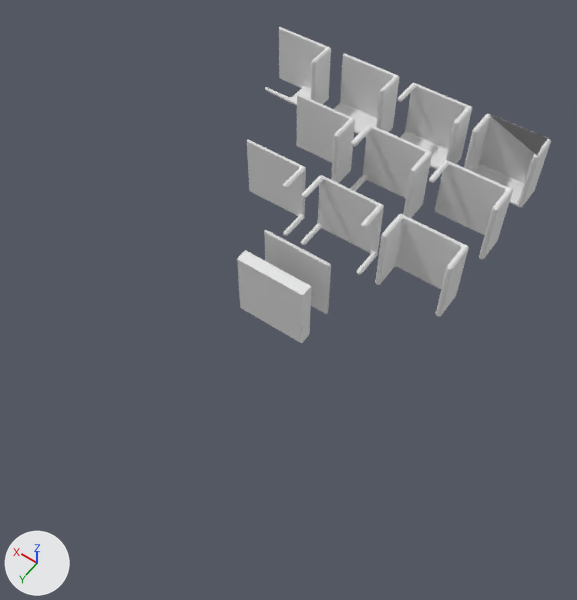
The Blender file Hide your body/Assets/Models/walls.blend: old version first, new version second.
The view is the same before and after, from a camera (50 mm lens) standing at (-10.3, 31.3, 32.2) and looking at (5.2, 9.6, -1.9). Lighting does not change. The marker at lower left points along +X, +Y and +Z.

Objects in the first picture: '90Turn1x1', 'T1x1', 'ceiling1x1', 'corner1x1', 'cornerDoor1x1', 'cross1x1', 'deadEnd1x1', 'doorOut1x1', 'floor1x1', 'hallway1x1', 'wall1x1', 'wallnCorner1x1'.
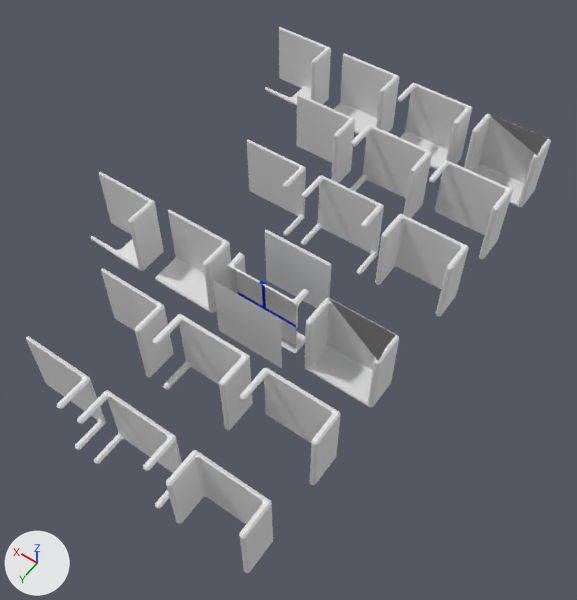
Changed parts and their boxes (x1, y1, x2, y2) in the pictures (577 x 600 px):
'deadEnd1x1.001', added: after (305, 298, 399, 408)
'hallway1x1.001', added: after (166, 450, 273, 573)
'T1x1.001', added: after (153, 314, 253, 430)
'wallnCorner1x1.001', added: after (240, 367, 341, 485)
'corner1x1.001', added: after (155, 210, 231, 313)
'ceiling1x1', deleted: before (237, 250, 311, 343)
'cornerDoor1x1.001', added: after (91, 172, 164, 271)
'cross1x1.001', added: after (77, 390, 182, 509)
'wall1x1.001', added: after (101, 268, 174, 377)
'fence', added: after (213, 281, 282, 368)
'90Turn1x1.001', added: after (227, 252, 309, 353)
'doorOut1x1.001', added: after (26, 336, 106, 450)

Edits to the bpy script that builds the scene:
```text
Add me_cube:
    me_cube.from_pydata([(-2.04, -0.07, -2.09), (2.04, -0.07, -2.09), (-2.04, -0.07, 2.09), (2.04, -0.07, 2.09)], [], [(3, 2, 0, 1)])
Remove ob_ceiling1x1:
    ob_ceiling1x1 = bpy.data.objects.new('ceiling1x1', me_cube_010)
Add ob_fence:
    ob_fence = bpy.data.objects.new('fence', me_cube)
    ob_fence.location = (5.0, 13.39, 0.0)
Add ob_cornerdoor1x1_001:
    ob_cornerdoor1x1_001 = bpy.data.objects.new('cornerDoor1x1.001', me_cube_018.copy())  # the mesh of ob_cornerdoor1x1; modifiers BEVEL
    ob_cornerdoor1x1_001.location = (15.0, 11.8, 0.0)
Add ob_hallway1x1_001:
    ob_hallway1x1_001 = bpy.data.objects.new('hallway1x1.001', me_cube_002)  # 39 vertices, 28 faces; spans x -2.04..2.04, y -1.0..0.9, z -2.03..2.03; modifiers BEVEL
    ob_hallway1x1_001.location = (0.0, 21.8, 0.0)
Add ob_wallncorner1x1_001:
    ob_wallncorner1x1_001 = bpy.data.objects.new('wallnCorner1x1.001', me_cube_015.copy())  # the mesh of ob_wallncorner1x1; modifiers BEVEL
    ob_wallncorner1x1_001.location = (0.0, 16.8, 0.0)
Add ob_corner1x1_001:
    ob_corner1x1_001 = bpy.data.objects.new('corner1x1.001', me_cube_014.copy())  # the mesh of ob_corner1x1; modifiers BEVEL
    ob_corner1x1_001.location = (10.0, 11.8, 0.0)
Add ob_wall1x1_001:
    ob_wall1x1_001 = bpy.data.objects.new('wall1x1.001', me_cube_013.copy())  # the mesh of ob_wall1x1; modifiers BEVEL
    ob_wall1x1_001.location = (10.0, 16.8, 0.0)
Add ob_doorout1x1_001:
    ob_doorout1x1_001 = bpy.data.objects.new('doorOut1x1.001', me_cube_012.copy())  # the mesh of ob_doorout1x1; modifiers BEVEL
    ob_doorout1x1_001.location = (10.0, 21.8, 0.0)
Add ob_cross1x1_001:
    ob_cross1x1_001 = bpy.data.objects.new('cross1x1.001', me_cube_009.copy())  # the mesh of ob_cross1x1; modifiers BEVEL
    ob_cross1x1_001.location = (5.0, 21.8, 0.0)
Add ob_t1x1_001:
    ob_t1x1_001 = bpy.data.objects.new('T1x1.001', me_cube_008.copy())  # the mesh of ob_t1x1; modifiers BEVEL
    ob_t1x1_001.location = (5.0, 16.8, 0.0)
Add ob_90turn1x1_001:
    ob_90turn1x1_001 = bpy.data.objects.new('90Turn1x1.001', me_cube_021)  # 194 vertices, 169 faces; spans x -2.1..2.12, y -0.67..0.38, z -2.14..2.14; in mat_material_001 (white #e7e7e7), mat_material (blue #0039e7)
    ob_90turn1x1_001.location = (5.0, 11.8, 0.0)
Add ob_deadend1x1_001:
    ob_deadend1x1_001 = bpy.data.objects.new('deadEnd1x1.001', me_cube_005.copy())  # the mesh of ob_deadend1x1; modifiers BEVEL
    ob_deadend1x1_001.location = (0.0, 11.8, 0.0)
```
